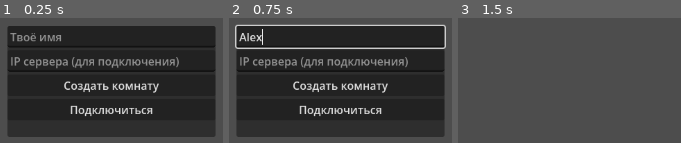
Above: before the commit, frames 1-3 (left to right).
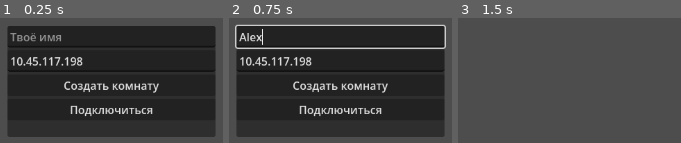
Above: after the commit, the same moments.

Repository: NoPasaRun/speech-arena
Game: Godot game, scene res://scenes/Main.tscn
Two runs of this game, one before a commit and one after it. Both use one fixed random seed, a clock stepped at 60 frames per second and the inputs below.
Inputs (mouse positions are in pixels of both pictures, inside the frame that each line leads up to):
- Up to frame 1 (0.25 s): no input
- Up to frame 2 (0.75 s): click (340, 36) at 0.52 s; type "Alex" at 0.6 s
- Up to frame 3 (1.5 s): click "Создать комнату" at 1.25 s

The runs differ from the first frame. In frame 1, 3.1% of the frame differs, in the area x 4-81%, y 31-40%; in frame 2, 3.1%; in frame 3, nothing differs.

Commit message:
stable demo

Diff:
--- a/scenes/Main.tscn
+++ b/scenes/Main.tscn
@@ -53,6 +53,7 @@
 
 [node name="IPEdit" type="LineEdit" parent="UI/Panel/VBoxContainer" unique_id=287344021]
 layout_mode = 2
+text = "10.45.117.198"
 placeholder_text = "IP сервера (для подключения)"
 
 [node name="HostButton" type="Button" parent="UI/Panel/VBoxContainer" unique_id=1282617583]
--- a/scripts/NetworkManager.gd
+++ b/scripts/NetworkManager.gd
@@ -84,13 +84,18 @@
 	if not multiplayer.is_server():
 		return
 	var sender_id := multiplayer.get_remote_sender_id()
+	if sender_id == 0:
+		sender_id = multiplayer.get_unique_id()
 	for peer_id in multiplayer.get_peers():
 		if peer_id != sender_id:
 			_dispatch_audio.rpc_id(peer_id, sender_id, samples)
-	# Если сервер сам физически совпадает с игроком-хостом (id 1),
-	# ему тоже можно продублировать локально при необходимости.
+	if sender_id != multiplayer.get_unique_id():
+		_play_incoming_local(sender_id, samples)
 
 @rpc("authority", "unreliable_ordered")
 func _dispatch_audio(sender_id: int, samples: PackedFloat32Array) -> void:
+	_play_incoming_local(sender_id, samples)
+
+func _play_incoming_local(sender_id: int, samples: PackedFloat32Array) -> void:
 	if player_nodes.has(sender_id) and player_nodes[sender_id].has_node("VoiceChat"):
 		player_nodes[sender_id].get_node("VoiceChat").play_incoming(samples)
--- a/scripts/VoiceChat.gd
+++ b/scripts/VoiceChat.gd
@@ -9,7 +9,7 @@
 
 const BUS_NAME := "Mic"
 const MIX_RATE := 24000
-const CHUNK_FRAMES := 1024
+const CHUNK_FRAMES := 256
 
 var capture_effect: AudioEffectCapture
 var playback: AudioStreamGeneratorPlayback
@@ -20,7 +20,7 @@
 
 func _ready() -> void:
 	var gen := AudioStreamGenerator.new()
-	gen.mix_rate = MIX_RATE
+	gen.mix_rate = AudioServer.get_mix_rate()
 	gen.buffer_length = 0.3
 	out_player.stream = gen
 	out_player.bus = "Master"
@@ -63,6 +63,7 @@
 	mono.resize(stereo_buf.size())
 	for i in stereo_buf.size():
 		mono[i] = stereo_buf[i].x
+	print("Отправляю пакет, семплов: ", mono.size())
 	NetworkManager.relay_audio.rpc_id(1, mono)
 
 func play_incoming(samples: PackedFloat32Array) -> void:
